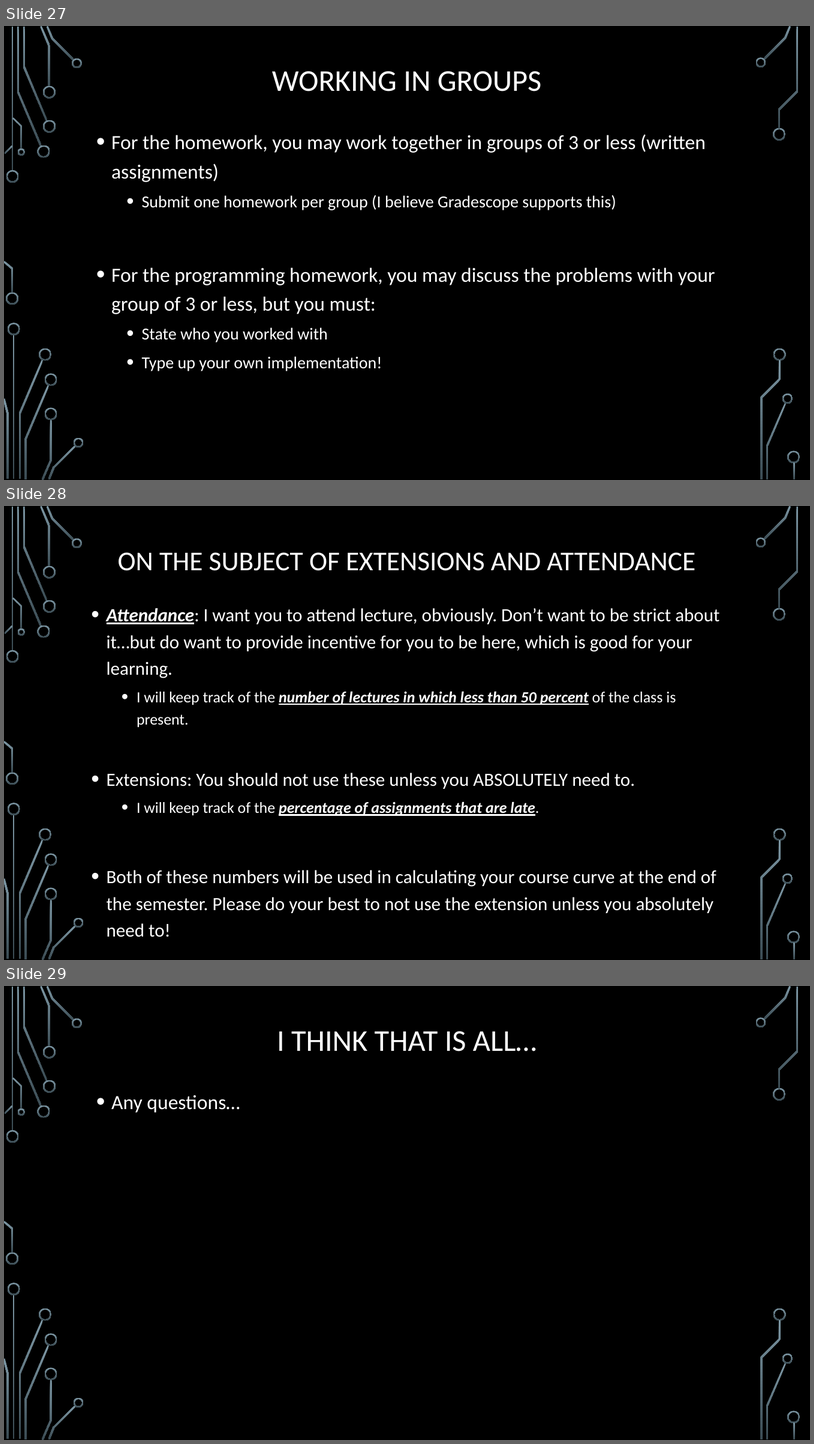
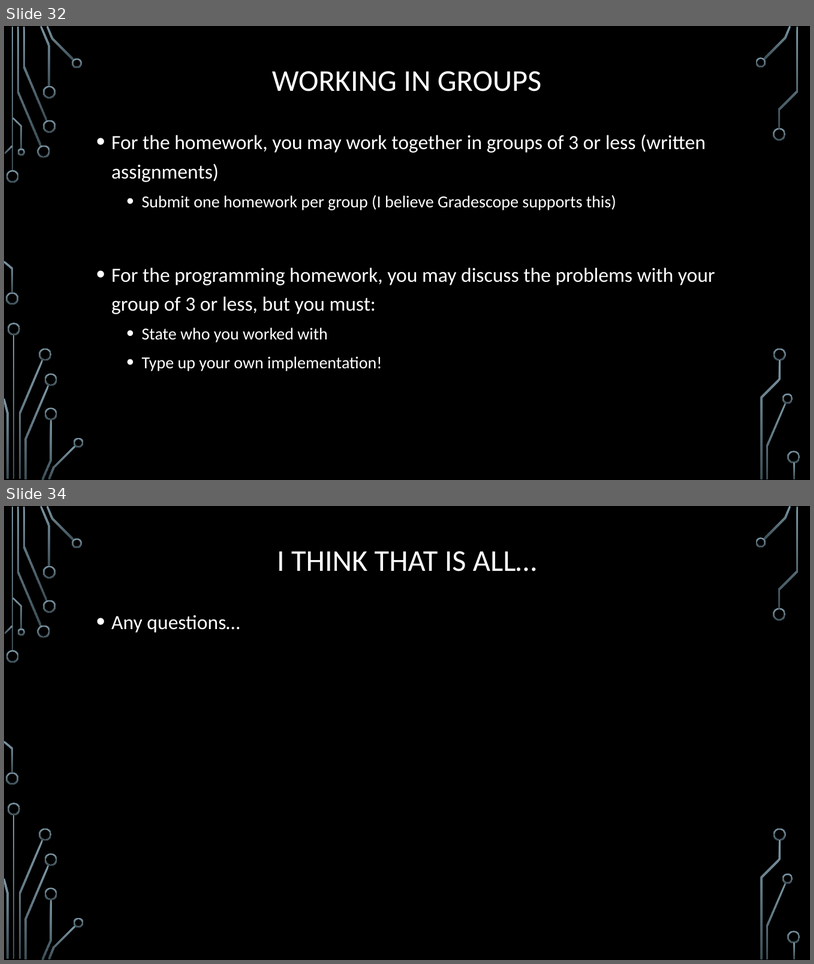
Before and after one commit to markfloryan/dmt2, a slide deck: slides/00-CourseIntroduction.pptx. Shown one above the other, each under a label of ours: slides 27, 28 and 29 before the commit, slides 32 and 34 after it; the slides between them are not shown. The pictures are 814x1444 and 814x964 pixels, drawn with LibreOffice and Linux fonts; fonts in the diff are those of the drawing; background and template pictures are left out. Boxes give left, top, right and bottom in pixels: in the first picture for what was removed or moved away, otherwise in the second. Text is boxed around its words. In the diff, an @@ line names an element or a change of style, - is before the commit and + after.

```diff
--- a/slides/00-CourseIntroduction.pptx
+++ b/slides/00-CourseIntroduction.pptx
@@ slide 28 removed at (4, 506, 810, 960), background picture (left out); not listed: 36 template elements that a slide beside it also shows @@
@@ title removed at (118, 552, 696, 571) @@
-ON THE SUBJECT OF EXTENSIONS AND ATTENDANCE
@@ text removed at (107, 608, 720, 937) @@
-• Attendance: I want you to attend lecture, obviously. Don’t want to be strict about it…but do want to provide incentive for you to be here, which is good for your learning.
-  • I will keep track of the number of lectures in which less than 50 percent of the class is present.
-• Extensions: You should not use these unless you ABSOLUTELY need to.
-  • I will keep track of the percentage of assignments that are late.
-• Both of these numbers will be used in calculating your course curve at the end of the semester. Please do your best to not use the extension unless you absolutely need to!
@@ what was slide 27 is now slide 32 @@
@@ what was slide 29 is now slide 34 @@
```
Also in this commit, not shown: 11 slides changed, 6 slides added, 10 other files.
